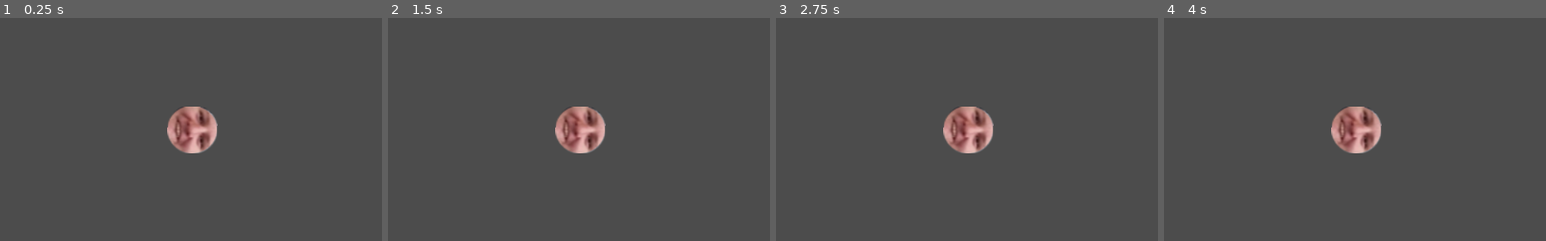
Above: before the commit, frames 1-4 (left to right).
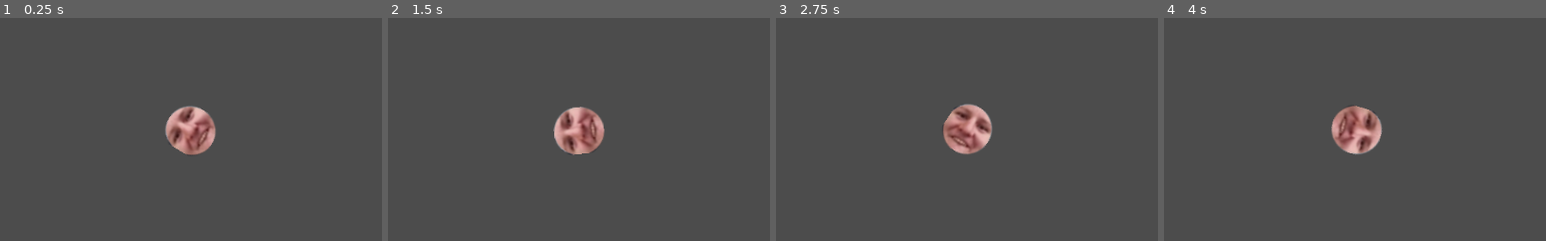
Above: after the commit, the same moments.

Repository: Ehrenlos/CT-Projekt
Game: Godot game, scene res://World.tscn
Two runs of this game, one before a commit and one after it. Both use one fixed random seed, a clock stepped at 60 frames per second and the inputs below.
Inputs (mouse positions are % of the whole screen's width and height, from its top left):
- Up to frame 1 (0.25 s): no input
- Up to frame 2 (1.5 s): tap Enter at 0.5 s; move the mouse to (72, 45) at 0.52 s; tap Space at 1.25 s; move the mouse to (30, 55) at 1.27 s
- Up to frame 3 (2.75 s): tap Enter at 2 s; move the mouse to (60, 28) at 2.02 s
- Up to frame 4 (4 s): tap Space at 2.75 s; move the mouse to (45, 70) at 2.77 s; tap Enter at 3.5 s; move the mouse to (80, 65) at 3.52 s
The pictures show only the part of the screen within x 26-76%, y 26-76%; the shares and areas given below are measured in that part.

The runs differ from the first frame. In frame 1, 1.8% of the frame differs, in the area x 43-57%, y 39-62%; in frame 2, 1.6%; in frame 3, 1.7%; in frame 4, 1.2%.

Commit message:
Rename PC-Class
* Renamed 'Player.gd' and 'Player.tscn' to 'PlayerCharacter.gd' and 'PlayerCharacter.tscn'
* Renamed some variables
* Added init function to PlayerCharacter

Diff:
--- a/game/Controller.gd
+++ b/game/Controller.gd
@@ -1,8 +1,8 @@
 extends Node
 class_name Controller
 
-func _init(device=Device.KEYBOARD):
-	set_device(device)
+func _init(init_device=Device.KEYBOARD):
+	set_device(init_device)
 
 var device setget set_device, get_device #0 - 3 = c0 - c3; 4 = kb
 
--- a/game/Player.gd
+++ b/game/PlayerCharacter.gd
@@ -1,18 +1,22 @@
 extends KinematicBody2D
+class_name PlayerCharacter
 
-var MAX_SPEED = 400
+var SPEED = 400
 var motion = Vector2.ZERO
-var controller = load("Controller.gd").new(Controller.Device.C0)
+var controller
+
+func _init(device=Controller.Device.KEYBOARD):
+	controller = load("Controller.gd").new(device)
 
 func _physics_process(delta):
 	motion = Vector2.ZERO
 	apply_movement(controller.get_input_axis(0) * delta)
 	if controller.get_device() == Controller.Device.KEYBOARD:
 		look_at(get_global_mouse_position())
-	elif  controller.get_input_axis(1) != Vector2.ZERO:
+	elif controller.get_input_axis(1) != Vector2.ZERO:
 		rotation = controller.get_input_axis(1).angle()
 	motion = move_and_slide(motion)
 
 func apply_movement(acceleration):
 	motion += acceleration
-	motion = motion.normalized() * MAX_SPEED
+	motion = motion.normalized() * SPEED
--- a/game/Player.tscn
+++ b/game/PlayerCharacter.tscn
@@ -1,7 +1,8 @@
 [gd_scene load_steps=4 format=2]
 
 [ext_resource path="res://tolles gesicht.png" type="Texture" id=1]
-[ext_resource path="res://Player.gd" type="Script" id=2]
+[ext_resource path="res://PlayerCharacter.gd" type="Script" id=2]
+
 
 [sub_resource type="CircleShape2D" id=1]
 radius = 34.4257
--- a/game/World.tscn
+++ b/game/World.tscn
@@ -1,6 +1,6 @@
 [gd_scene load_steps=2 format=2]
 
-[ext_resource path="res://Player.tscn" type="PackedScene" id=1]
+[ext_resource path="res://PlayerCharacter.tscn" type="PackedScene" id=1]
 
 [node name="World" type="Node"]
 
--- a/game/project.godot
+++ b/game/project.godot
@@ -13,9 +13,15 @@
 "class": "Controller",
 "language": "GDScript",
 "path": "res://Controller.gd"
+}, {
+"base": "KinematicBody2D",
+"class": "PlayerCharacter",
+"language": "GDScript",
+"path": "res://PlayerCharacter.gd"
 } ]
 _global_script_class_icons={
-"Controller": ""
+"Controller": "",
+"PlayerCharacter": ""
 }
 
 [application]
